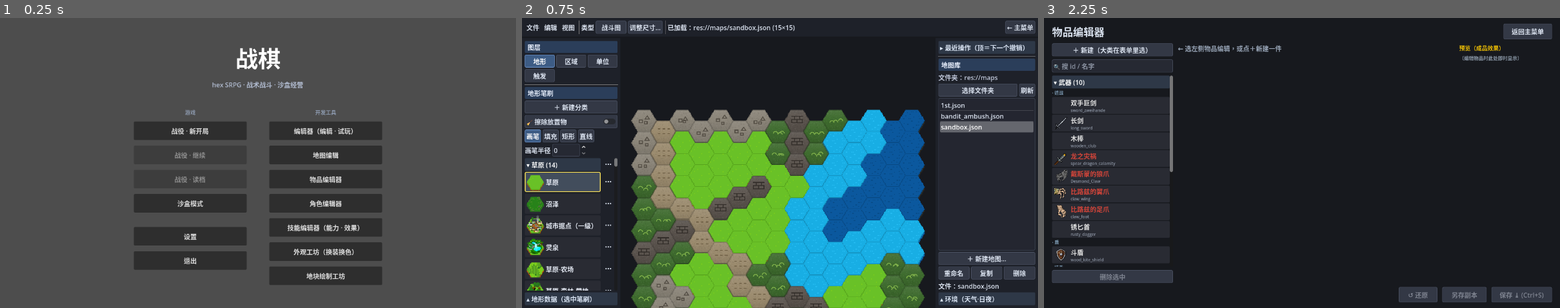
Above: before the commit, frames 1-3 (left to right).
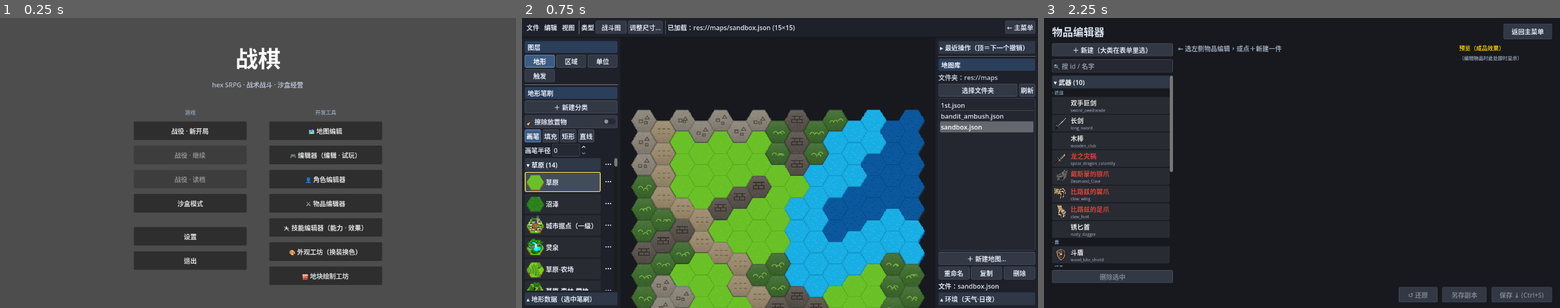
Above: after the commit, the same moments.

Repository: PileErico/SRPG
Game: Godot game, scene res://StartMenu.tscn
The game is run twice, just before and just after one commit, with the same random seed, the same clock (stepped at 60 frames per second) and the same inputs.
Inputs:
- Up to frame 1 (0.25 s): no input
- Up to frame 2 (0.75 s): click "地图编辑" (after the commit: "🗺️ 地图编辑") at 0.5 s
- Up to frame 3 (2.25 s): click "← 主菜单" at 1.25 s; click "物品编辑器" (after the commit: "⚔️ 物品编辑器") at 2 s

The runs differ from the first frame. In frame 1, 1.2% of the frame differs, in the area x 55-71%, y 37-91%; in frame 2, nothing differs; in frame 3, nothing differs.

Commit message:
feat(主菜单): 开发工具列加 emoji 图标 + 排序修正
用户校准（图标扫视快于读字）：🗺️地图编辑 → 🎮编辑·试玩 → 👤角色 → ⚔️物品 →
🤺技能 → 🎨外观工坊 → 🧱地块工坊。原提案两处替换：🦱（卷发组件符号、
渲染不稳）→🎨；🗺️让给地图、地块改🧱；物品 🛠️→⚔️（防误读成设置）。
截图目检 emoji 经系统字体回退彩色渲染正常。

Co-Authored-By: Claude Fable 5 <noreply@anthropic.com>

Diff:
--- a/StartMenu.gd
+++ b/StartMenu.gd
@@ -61,13 +61,13 @@
 	right.add_theme_constant_override("separation", 14)
 	cols.add_child(right)
 	right.add_child(_col_header("开发工具"))
-	right.add_child(_menu_button("编辑器（编辑 · 试玩）", _on_game, false))
-	right.add_child(_menu_button("地图编辑", _on_map_editor, false))
-	right.add_child(_menu_button("物品编辑器", _on_item_editor, false))
-	right.add_child(_menu_button("角色编辑器", _on_char_editor, false))
-	right.add_child(_menu_button("技能编辑器（能力 · 效果）", _on_skill_editor, false))
-	right.add_child(_menu_button("外观工坊（换装换色）", _on_appearance_workshop, false))
-	right.add_child(_menu_button("地块绘制工坊", _on_terrain_workshop, false))
+	right.add_child(_menu_button("🗺️ 地图编辑", _on_map_editor, false))
+	right.add_child(_menu_button("🎮 编辑器（编辑 · 试玩）", _on_game, false))
+	right.add_child(_menu_button("👤 角色编辑器", _on_char_editor, false))
+	right.add_child(_menu_button("⚔️ 物品编辑器", _on_item_editor, false))
+	right.add_child(_menu_button("🤺 技能编辑器（能力 · 效果）", _on_skill_editor, false))
+	right.add_child(_menu_button("🎨 外观工坊（换装换色）", _on_appearance_workshop, false))
+	right.add_child(_menu_button("🧱 地块绘制工坊", _on_terrain_workshop, false))
 
 func _menu_button(text: String, cb: Callable, disabled: bool) -> Button:
 	var b := Button.new()
